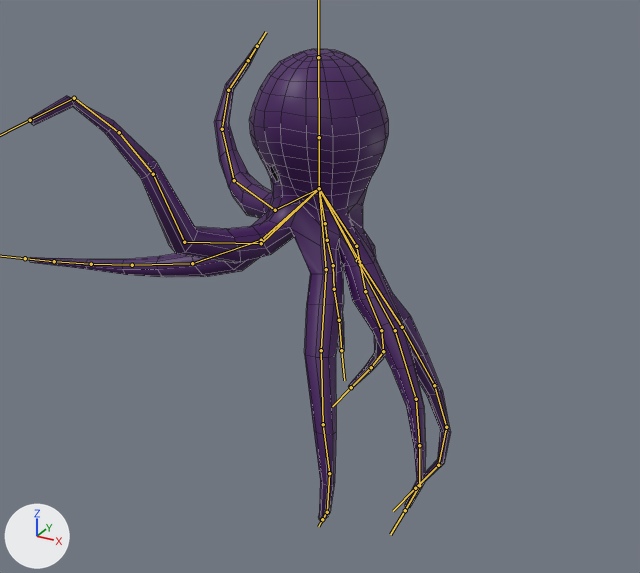
The FBX model HackNation/Assets/Assets/Models/kraken1.fbx as it was, and as the next commit left it.
Before and after are seen from a 50 mm camera at (0.199, -0.36, 0.143) aimed at (-0.004, 0.009, -0.041). Every picture has the same lights, and +X, +Y and +Z are marked at lower left. Both versions are drawn at frame 1 of the action 'kraken.001|DefaultEel'; the numbers are the values there. The bones that bend it are drawn over the model as lines. Mesh edges are drawn as thin lines.

In view in the first picture: 'kraken'.
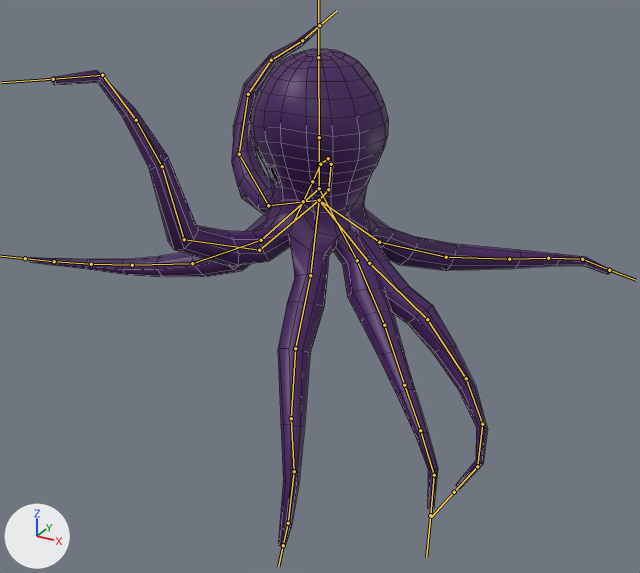
Pixel boxes (x1, y1, x2, y2) of what changed, in the pictures (640 x 573 px):
'kraken', posed (38% wider, 10% taller): before (29, 47, 451, 521); after (29, 26, 611, 547)
bone 'Bone.009', root to tip: before (357, 260) to (395, 330); after (357, 260) to (384, 325)
bone 'Bone.010', root to tip: before (395, 330) to (416, 399); after (384, 325) to (404, 385)
bone 'Bone.011', root to tip: before (416, 399) to (419, 445); after (404, 385) to (420, 430)
bone 'Bone.013', root to tip: before (419, 485) to (405, 510); after (434, 475) to (430, 515)
bone 'Bone.014', root to tip: before (319, 188) to (359, 261); after (319, 200) to (369, 263)
bone 'Bone.015', root to tip: before (359, 261) to (402, 327); after (369, 263) to (427, 319)
bone 'Bone.016', root to tip: before (402, 327) to (434, 385); after (427, 319) to (466, 378)
bone 'Bone.020', root to tip: before (319, 188) to (275, 210); after (319, 200) to (268, 205)
bone 'Bone.021', root to tip: before (275, 210) to (234, 180); after (268, 205) to (239, 154)
bone 'Bone.022', root to tip: before (234, 180) to (222, 129); after (239, 154) to (248, 94)
bone 'Bone.023', root to tip: before (222, 129) to (228, 90); after (248, 94) to (271, 60)
bone 'Bone.026', root to tip: before (319, 188) to (325, 223); after (319, 200) to (328, 189)
bone 'Bone.027', root to tip: before (325, 223) to (327, 240); after (328, 189) to (331, 164)
bone 'Bone.028', root to tip: before (327, 240) to (333, 265); after (331, 164) to (328, 158)
bone 'Bone.032', root to tip: before (319, 188) to (326, 269); after (319, 200) to (310, 275)
bone 'Bone.033', root to tip: before (326, 269) to (321, 350); after (310, 275) to (295, 348)
bone 'Bone.034', root to tip: before (321, 350) to (323, 424); after (295, 348) to (291, 418)
bone 'Bone.038', root to tip: before (319, 188) to (356, 246); after (319, 200) to (379, 242)
bone 'Bone.039', root to tip: before (356, 246) to (365, 291); after (379, 242) to (446, 257)
bone 'Bone.040', root to tip: before (365, 291) to (381, 330); after (446, 257) to (509, 259)
bone 'Bone.041', root to tip: before (381, 330) to (383, 351); after (509, 259) to (548, 258)
bone 'Bone.042', root to tip: before (383, 351) to (371, 367); after (548, 258) to (582, 259)
bone 'Bone.043', root to tip: before (371, 367) to (351, 387); after (582, 259) to (609, 270)
bone 'Bone.044', root to tip: before (319, 188) to (261, 243); after (319, 200) to (259, 250)
bone 'Bone.045', root to tip: before (261, 243) to (184, 242); after (259, 250) to (184, 239)
bone 'Bone.046', root to tip: before (184, 242) to (153, 174); after (184, 239) to (162, 166)
bone 'Bone.047', root to tip: before (153, 174) to (119, 132); after (162, 166) to (136, 120)
bone 'Bone.048', root to tip: before (119, 132) to (74, 98); after (136, 120) to (102, 75)
bone 'Bone.049', root to tip: before (74, 98) to (30, 120); after (102, 75) to (53, 79)

What the commit changed:
Bone 'Bone.009' (bone_bone_009) turns from (-10, -6, -19) to (10, -6, -19) degrees about its own x, y and z.
Bone 'Bone.010' (bone_bone_010) turns from (-27, -9, -4) to (-14, -9, -4) degrees about its own x, y and z.
Bone 'Bone.011' (bone_bone_011) turns from (-22, -5, 1) to (-6, -5, 1) degrees about its own x, y and z.
Bone 'Bone.013' (bone_bone_013) turns from (-29, -6, 7) to (-27, -6, 7) degrees about its own x, y and z.
Bone 'Bone.014' (bone_bone_014) moves from (0.0, 0.0, 0.0) to (0.003, 0.0039, 0.0028).
Bone 'Bone.014' (bone_bone_014) turns from (19, 0, 0) to (18, -6, 18) degrees about its own x, y and z.
Bone 'Bone.015' (bone_bone_015) turns from (-4, -8, -18) to (-8, -8, -14) degrees about its own x, y and z.
Bone 'Bone.016' (bone_bone_016) turns from (-20, -10, -2) to (-29, -10, -2) degrees about its own x, y and z.
Bone 'Bone.020' (bone_bone_020) moves from (0.0, 0.0, 0.0) to (-0.0039, 0.0039, 0.0013).
Bone 'Bone.020' (bone_bone_020) turns from (-2, 5, -15) to (-3, 4, -27) degrees about its own x, y and z.
Bone 'Bone.021' (bone_bone_021) turns from (-16, 6, 6) to (-23, 8, 15) degrees about its own x, y and z.
Bone 'Bone.022' (bone_bone_022) turns from (19, 7, 14) to (26, 5, 18) degrees about its own x, y and z.
Bone 'Bone.023' (bone_bone_023) turns from (28, 8, 4) to (27, 11, -2) degrees about its own x, y and z.
Bone 'Bone.026' (bone_bone_026) moves from (0.0, 0.0, 0.0) to (-0.0027, 0.0039, 0.0031).
Bone 'Bone.026' (bone_bone_026) turns from (0, 0, 0) to (-26, 2, -24) degrees about its own x, y and z.
Bone 'Bone.027' (bone_bone_027) turns from (4, 0, -5) to (0, 0, -5) degrees about its own x, y and z.
Bone 'Bone.028' (bone_bone_028) turns from (-21, -6, -12) to (-28, 15, -15) degrees about its own x, y and z.
Bone 'Bone.032' (bone_bone_032) moves from (0.0, 0.0, 0.0) to (0.0027, 0.0039, -0.0031).
Bone 'Bone.032' (bone_bone_032) turns from (-13, 0, 0) to (1, 0, 0) degrees about its own x, y and z.
Bone 'Bone.033' (bone_bone_033) turns from (-17, 0, 0) to (-10, 0, 0) degrees about its own x, y and z.
Bone 'Bone.034' (bone_bone_034) turns from (19, 0, 0) to (18, 2, -4) degrees about its own x, y and z.
Bone 'Bone.038' (bone_bone_038) moves from (0.0, 0.0, 0.0) to (0.0015, 0.0039, 0.0038).
Bone 'Bone.038' (bone_bone_038) turns from (14, 0, 0) to (4, -5, 18) degrees about its own x, y and z.
Bone 'Bone.039' (bone_bone_039) turns from (-34, 0, 0) to (3, 0, 0) degrees about its own x, y and z.
Bone 'Bone.040' (bone_bone_040) turns from (-21, 0, 0) to (-21, -4, -10) degrees about its own x, y and z.
Bone 'Bone.041' (bone_bone_041) turns from (19, 0, 0) to (9, 0, 0) degrees about its own x, y and z.
Bone 'Bone.042' (bone_bone_042) turns from (16, 0, 0) to (5, 0, 0) degrees about its own x, y and z.
Bone 'Bone.043' (bone_bone_043) turns from (32, 0, 0) to (19, 0, 0) degrees about its own x, y and z.
Bone 'Bone.044' (bone_bone_044) moves from (0.0, 0.0, 0.0) to (-0.0014, 0.0039, -0.0038).
Bone 'Bone.044' (bone_bone_044) turns from (14, 4, -3) to (20, 4, -3) degrees about its own x, y and z.
Bone 'Bone.045' (bone_bone_045) turns from (-18, 8, -21) to (-20, 8, -21) degrees about its own x, y and z.
Bone 'Bone.046' (bone_bone_046) turns from (-23, 18, 37) to (-26, 18, 37) degrees about its own x, y and z.
Bone 'Bone.047' (bone_bone_047) turns from (6, -16, -23) to (8, -17, -20) degrees about its own x, y and z.
Bone 'Bone.048' (bone_bone_048) turns from (-11, -3, -14) to (-5, -1, -11) degrees about its own x, y and z.
Bone 'Bone.049' (bone_bone_049) turns from (-63, -18, -15) to (-59, -17, -14) degrees about its own x, y and z.
